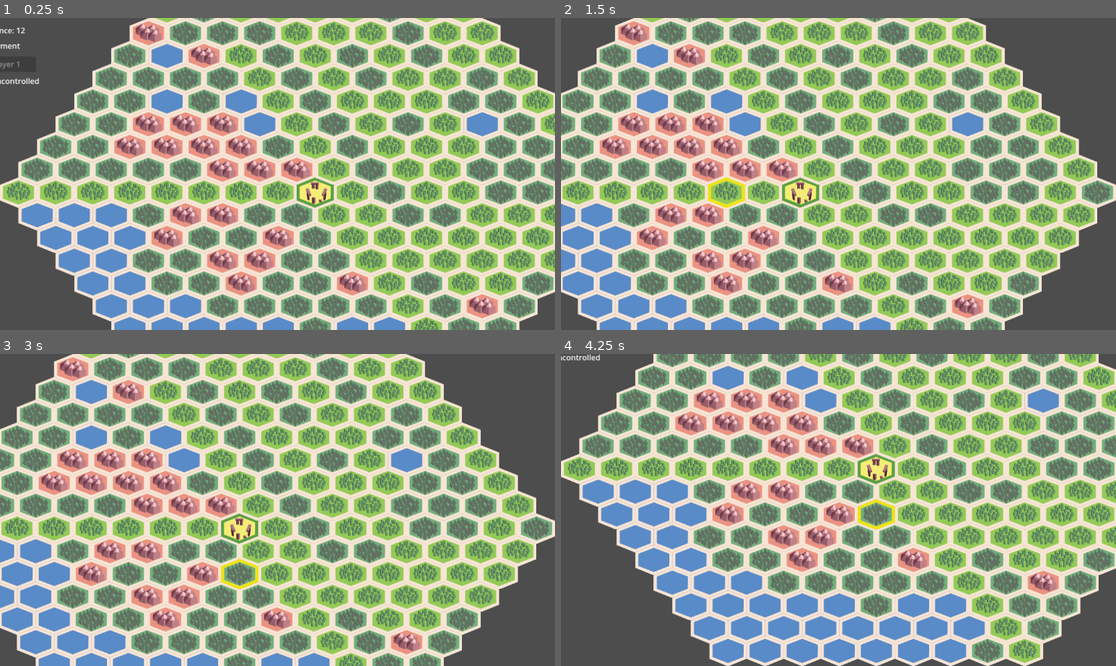
Above: before the commit, frames 1-4 (two rows, left to right).
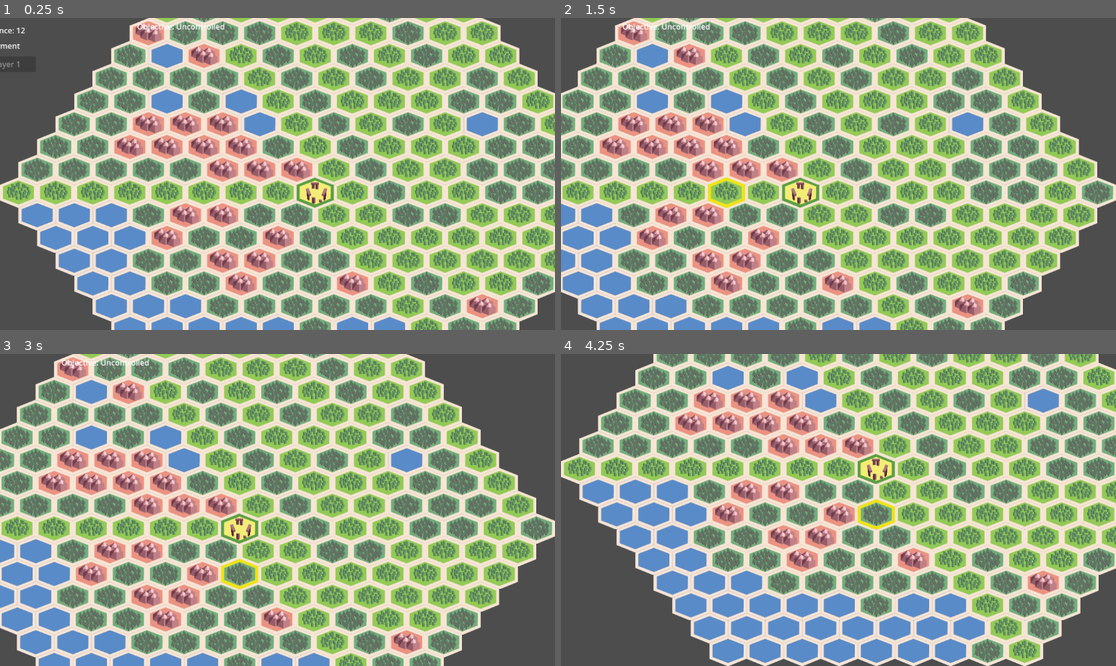
Above: after the commit, the same moments.

Repository: Gitchegumi/Violence-of-Action
Game: Godot game, scene res://scenes/main.tscn
Two runs of this game, one before a commit and one after it. Both use one fixed random seed, a clock stepped at 60 frames per second and the inputs below. This scene is started directly instead of the project's main scene.
Inputs (mouse positions are in pixels of both pictures, inside the frame that each line leads up to):
- Up to frame 1 (0.25 s): no input
- Up to frame 2 (1.5 s): tap Enter (ui_accept) at 0.5, 0.77, 1.25 s; move the mouse to (960, 158) at 0.52 s; hold Right (ui_right) 0.53-1.25 s; hold Shift 0.53-1.25 s; click (960, 158) at 0.67 s; drag from (727, 189) to (810, 236) at 1.27 s
- Up to frame 3 (3 s): tap Enter (ui_accept) at 2, 2.75 s; move the mouse to (333, 441) at 2.02 s; hold Right (ui_right) 2.03-2.75 s; tap Ctrl at 2.1 s; drag from (249, 572) to (111, 463) at 2.77 s
- Up to frame 4 (4.25 s): tap Enter (ui_accept) at 3.5, 3.77 s; move the mouse to (1005, 556) at 3.52 s; hold Left (ui_left) from 3.53 s (still down); tap F at 3.6 s

The runs differ from the first frame. In frame 1, 0.2% of the frame differs, in the area x 0-41%, y 1-22%; in frame 2, 0.2%; in frame 3, 0.2%; in frame 4, less than 0.1%.

Commit message:
fix: update main.tscn layout.

Diff:
--- a/scenes/main.tscn
+++ b/scenes/main.tscn
@@ -33,10 +33,17 @@
 text = "Initial Deployment"
 
 [node name="ObjectiveLabel" type="Label" parent="."]
-offset_left = 15.0
-offset_top = 119.0
-offset_right = 245.0
-offset_bottom = 150.0
+anchors_preset = 13
+anchor_left = 0.5
+anchor_right = 0.5
+anchor_bottom = 1.0
+offset_left = 400.0
+offset_top = 6.0
+offset_right = 583.0
+offset_bottom = 29.0
+grow_horizontal = 2
+grow_vertical = 2
+size_flags_horizontal = 4
 text = "Objective: Uncontrolled"
 
 [node name="CombatResultLabel" type="Label" parent="."]
@@ -96,8 +103,8 @@
 vertical_alignment = 1
 
 [node name="UnitInfoPanel" parent="." instance=ExtResource("2_0wfyh")]
-offset_left = 14.0
-offset_top = 428.0
-offset_right = 14.0
-offset_bottom = 428.0
+offset_left = 743.0
+offset_top = 5.0
+offset_right = 743.0
+offset_bottom = 5.0
 size_flags_horizontal = 0
